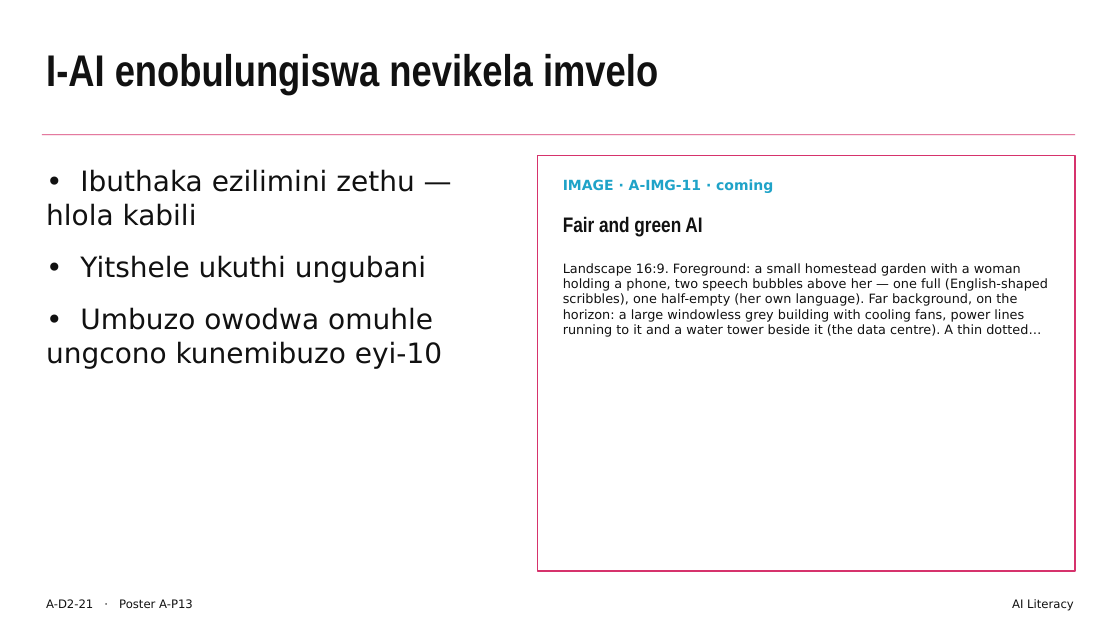
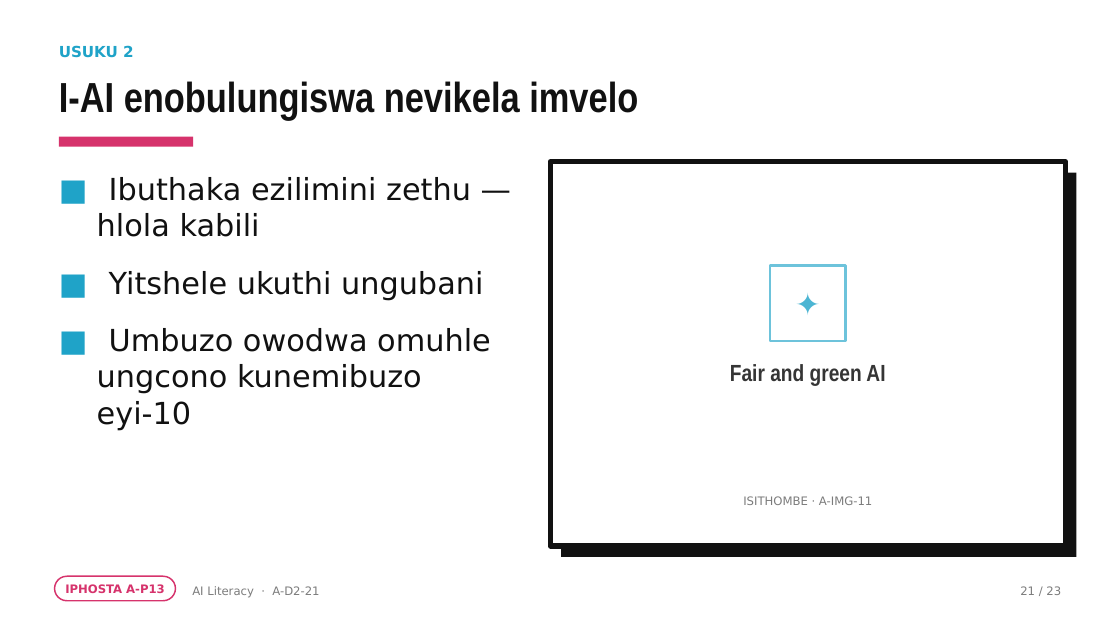
Before and after one commit to rorymclark-prog/ImbewuField, a slide deck: slide 21 of courses/build/ai-literacy/A-D2.zu.pptx. Drawn at 1120x630 pixels with LibreOffice and Linux fonts; fonts in the diff are those of the drawing. Boxes give left, top, right and bottom in pixels: in the first picture for what was removed or moved away, otherwise in the second. Text is boxed around its words. In the diff, an @@ line names an element or a change of style, - is before the commit and + after.

```diff
--- a/courses/build/ai-literacy/A-D2.zu.pptx
+++ b/courses/build/ai-literacy/A-D2.zu.pptx
@@ text added at (x1=59, y1=45, x2=134, y2=58), 13 pt, text #1FA3C8, bold @@
+USUKU 2
@@ text "I-AI enobulungiswa nevikela imvelo" moved from (x1=46, y1=54, x2=658, y2=94) to (x1=59, y1=81, x2=638, y2=120) @@
@@ text "I-AI enobulungiswa nevikela imvelo" at (x1=59, y1=81, x2=638, y2=120): size 38 to 36 pt; line spacing 1 to 0.95 @@
@@ rectangle removed at (x1=42, y1=134, x2=1075, y2=135) @@
@@ rectangle added at (x1=59, y1=136, x2=193, y2=146), fill #D6336C @@
@@ text at (x1=97, y1=177, x2=491, y2=430): text changed; size 24 to 26 pt @@
-• Ibuthaka ezilimini zethu — hlola kabili
-• Yitshele ukuthi ungubani
-• Umbuzo owodwa omuhle ungcono kunemibuzo eyi-10
+■ Ibuthaka ezilimini zethu — hlola kabili
+■ Yitshele ukuthi ungubani
+■ Umbuzo owodwa omuhle ungcono kunemibuzo eyi-10
@@ rectangle added at (x1=550, y1=162, x2=1065, y2=547), fill #FFFFFF, outline #111111 4.5 pt @@
@@ rectangle resized from (x1=538, y1=155, x2=1075, y2=571) to (x1=561, y1=173, x2=1076, y2=558) @@
@@ rectangle at (x1=561, y1=173, x2=1076, y2=558): fill #FFFFFF to #111111; outline #D6336C 1.25 pt to none @@
@@ text removed at (x1=563, y1=263, x2=1048, y2=337) @@
-Landscape 16:9. Foreground: a small homestead garden with a woman holding a phone, two speech bubbles above her — one full (English-shaped scribbles), one half-empty (her own language). Far background, on the horizon: a large windowless grey building with cooling fans, power lines running to it and a water tower beside it (the data centre). A thin dotted…
@@ rectangle added at (x1=770, y1=266, x2=846, y2=341), outline #6DC3DB 2 pt @@
@@ text added at (x1=770, y1=266, x2=846, y2=341), 26 pt, text #4CB5D3 @@
+✦
@@ text "Fair and green AI" moved from (x1=563, y1=216, x2=702, y2=237) to (x1=730, y1=364, x2=885, y2=386) @@
@@ text "Fair and green AI" at (x1=730, y1=364, x2=885, y2=386): size 18 to 20 pt, text colour #111111 to #353535; alignment left to centre @@
@@ text at (x1=743, y1=496, x2=872, y2=505): text changed; size 12 to 10 pt; text colour #1FA3C8 to #7C7C7C; bold off @@
-IMAGE · A-IMG-11 · coming
+ISITHOMBE · A-IMG-11
@@ rounded rectangle added at (x1=55, y1=576, x2=176, y2=601), outline #D6336C 1.25 pt @@
@@ text added at (x1=65, y1=584, x2=165, y2=593), 10 pt, text #D6336C, bold @@
+IPHOSTA A-P13
@@ text "AI Literacy · A-D2-21" at (x1=192, y1=586, x2=319, y2=598): vertical alignment top to middle @@
@@ text at (x1=192, y1=586, x2=319, y2=598): text changed; text colour #111111 to #7C7C7C @@
-A-D2-21 · Poster A-P13
+AI Literacy · A-D2-21
@@ text removed at (x1=1012, y1=599, x2=1074, y2=611) @@
-AI Literacy
@@ text added at (x1=1020, y1=586, x2=1061, y2=595), 10 pt, text #7C7C7C @@
+21 / 23
```
Also in this commit, not shown: 22 other slides changed, 49 other files.
